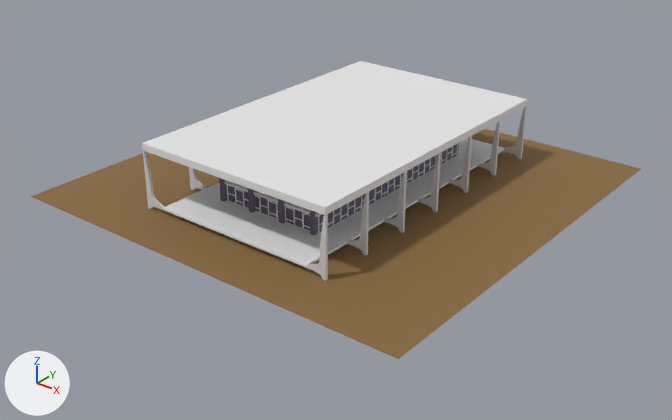
A saved change to the FBX model Assets/_Game/Models/STF.fbx.
Both versions are drawn from a 50 mm camera at (30.8, -39.5, 24.3) aimed at (0.5, -1.5, 0.8). Arrows for +X, +Y and +Z are at lower left; the lights stay in place. Where no turn or scale is listed for an object, it has been applied to the vertices.
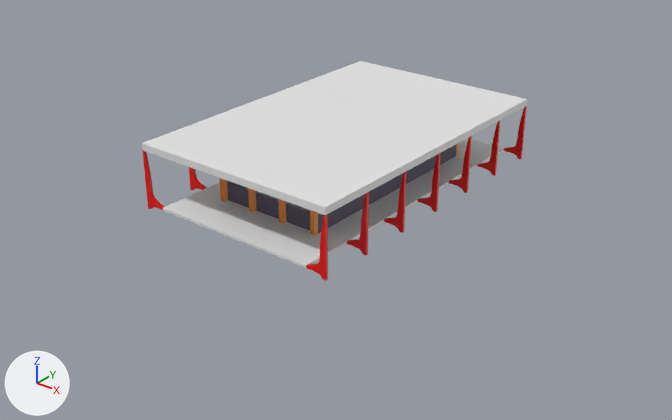
Where the change shows, as pixel boxes [x1, y1, x2, y2] in the pictures (672 x 420 px; the box of a moved part takes in the faces that stretch with it):
'Plane', deleted: before [31, 129, 641, 359]
'Plane.001', recoloured (grey to red): [142, 106, 527, 281] in both
'Grade', added: after [227, 144, 457, 234]
'Colunas', added: after [219, 143, 459, 235]
'Plane.002', deleted: before [219, 178, 318, 235]
'Plane.005', deleted: before [318, 143, 458, 233]
'Plane.004', deleted: before [226, 180, 310, 229]
part 1 of me_cube, moved or reshaped: before [142, 100, 527, 267]; after [142, 100, 527, 268]

Edits to the bpy script that builds the scene:
```text
Add mat_stf_pilastras:
    mat_stf_pilastras = principled_material('STF Pilastras')
    mat_stf_pilastras.base_color = (0.8, 0.00147, 0.0)  # red #e70500
Add mat_concreto:
    mat_concreto = principled_material('Concreto')
    mat_concreto.base_color = (0.8, 0.8, 0.8)  # white #e7e7e7
Add mat_material_008:
    mat_material_008 = principled_material('Material.008')
    mat_material_008.base_color = (0.8, 0.8, 0.8)  # white #e7e7e7
    mat_material_008.roughness = 0.69
    mat_material_008.alpha = 0.0
Add mat_stf_prédio_pilastras:
    mat_stf_prédio_pilastras = principled_material('STF Prédio Pilastras')
    mat_stf_prédio_pilastras.base_color = (0.799, 0.258, 0.0212)  # orange #e78b28
Add mat_material_010:
    mat_material_010 = principled_material('Material.010')
    mat_material_010.base_color = (0.8, 0.8, 0.8)  # white #e7e7e7
    mat_material_010.roughness = 0.69
    mat_material_010.alpha = 0.0
Change me_cube:
    where me_cube.from_pydata(...)  # 64 vertices, 62 faces; spans x -6.3..6.3, y -9.7..9.7, z 2.1..5.7
    used by ob_cube; location = (0.0, 0.0, 0.0)
    remove me_cube.materials.append(mat_material)  # white #e7e7e7
    me_cube part 1
    62 faces are deleted
    26 new faces join them, mat_concreto (white #e7e7e7)
    12 new faces join them, mat_material_002 (dark purple #5e576b)
    24 new faces join them, mat_material_008 (white #e7e7e7)
    remove me_cube.materials.append(mat_material_005)  # white #e7e7e7
    add me_cube.materials.append(mat_concreto)  # white #e7e7e7
    add me_cube.materials.append(mat_material_008)  # white #e7e7e7
Change me_plane_002:
    where me_plane_002.from_pydata(...)  # 1372 vertices, 742 faces; spans x -0.4..12.3, y -9.6..9.6, z -1.4..2.0
    remove me_plane_002.materials.append(mat_material_003)  # light grey #d4d4d4
    add me_plane_002.materials.append(mat_stf_pilastras)  # red #e70500
Add me_plane_006_1:
    me_plane_006_1.from_pydata(...)  # a box spanning x -3.38..-3.1, y 6.65..6.94, z 2.23..5.42; a box spanning x -1.22..-0.94, y 6.65..6.94, z 2.23..5.42; a box spanning x 0.94..1.22, y 6.65..6.94, z 2.23..5.42; a box spanning x 3.1..3.38, y 6.65..6.94, z 2.23..5.42; a box spanning x -3.38..-3.1, y -6.93..-6.64, z 2.23..5.42; a box spanning x -1.22..-0.94, y -6.93..-6.64, z 2.23..5.42; a box spanning x 0.94..1.22, y -6.93..-6.64, z 2.23..5.42; a box spanning x 3.1..3.38, y -6.93..-6.64, z 2.23..5.42
    me_plane_006_1.materials.append(mat_stf_prédio_pilastras)  # orange #e78b28
Add me_plane_008_1:
    me_plane_008_1.from_pydata(...)  # 3456 vertices, 2880 faces; spans x -0.37..6.46, y -13.48..0.03, z -1.58..1.58
    me_plane_008_1.materials.append(mat_material_010)  # white #e7e7e7
Remove ob_plane_002:
    ob_plane_002 = bpy.data.objects.new('Plane.002', me_plane_006)
    ob_plane_002.location = (3.19, -6.76, 3.82)
Remove ob_plane_005:
    ob_plane_005 = bpy.data.objects.new('Plane.005', me_plane_010)
    ob_plane_005.location = (3.38, -5.39, 3.81)
Remove ob_plane_004:
    ob_plane_004 = bpy.data.objects.new('Plane.004', me_plane_008)
    ob_plane_004.location = (3.05, -6.71, 3.81)
Remove ob_plane:
    ob_plane = bpy.data.objects.new('Plane', me_plane_005)
    ob_plane.location = (0.0, 0.0, -0.02)
Add ob_colunas:
    ob_colunas = bpy.data.objects.new('Colunas', me_plane_006_1)
    ob_colunas.location = (0.0, 0.0, 0.0)
Add ob_grade:
    ob_grade = bpy.data.objects.new('Grade', me_plane_008_1)
    ob_grade.location = (-3.05, 6.71, 3.81)
```
